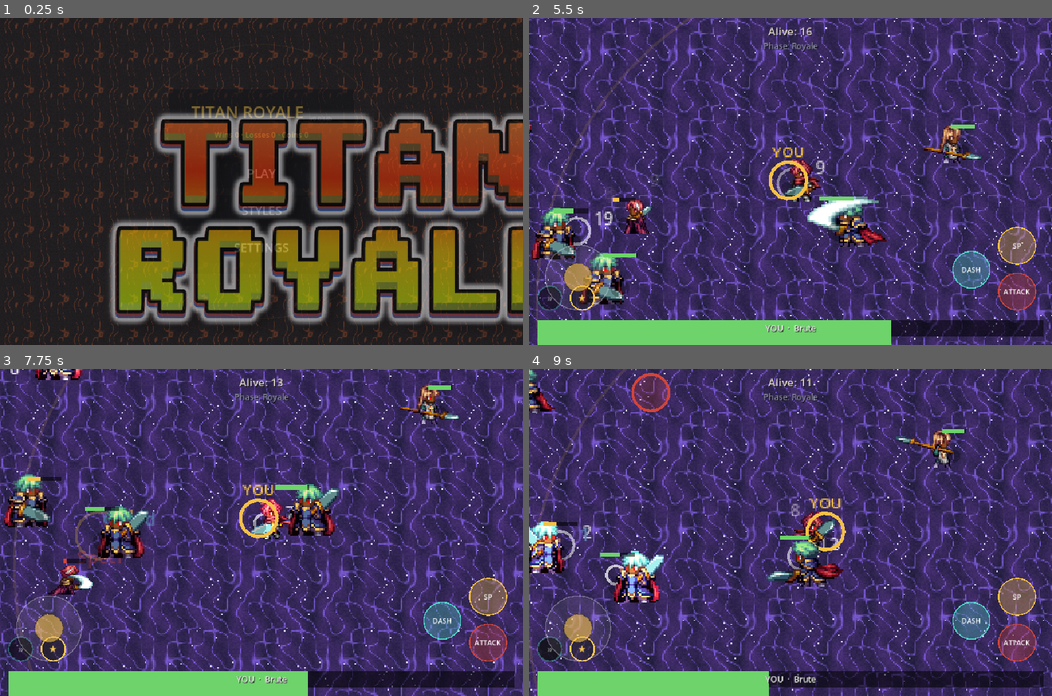
Above: before the commit, frames 1-4 (two rows, left to right).
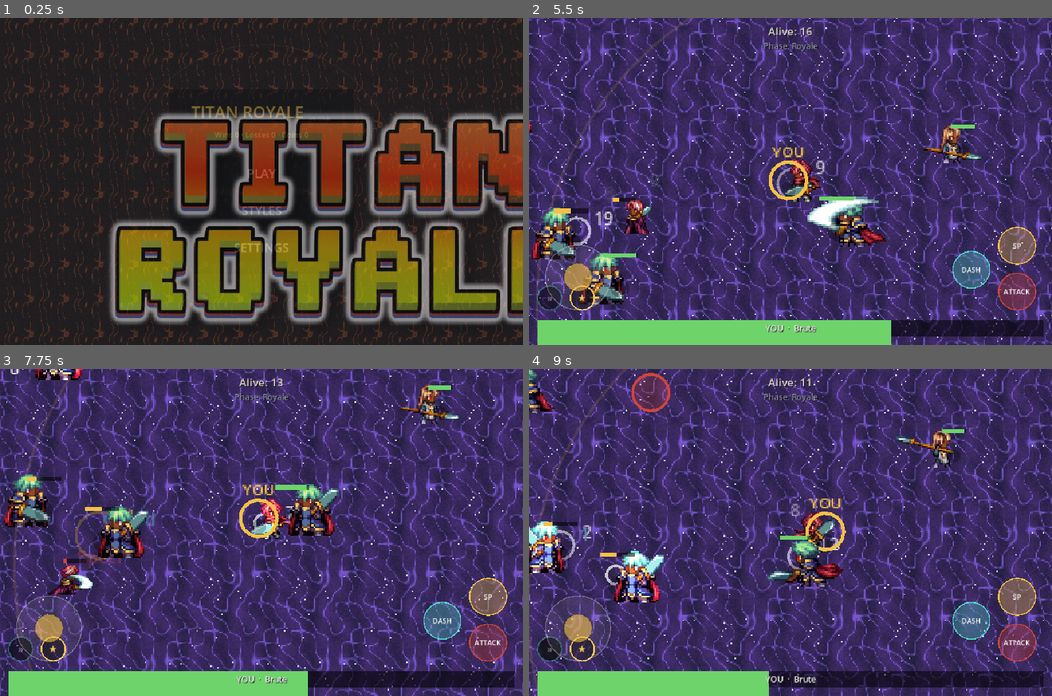
Above: after the commit, the same moments.

Repository: ruicasaisalves/titan-royale
Game: Godot game, scene res://scenes/Main.tscn
Two runs of this game, one before a commit and one after it. Both use one fixed random seed, a clock stepped at 60 frames per second and the inputs below.
Inputs (mouse positions are in pixels of both pictures, inside the frame that each line leads up to):
- Up to frame 1 (0.25 s): no input
- Up to frame 2 (5.5 s): click "PLAY" at 0.5 s; click "PLAY" at 1.25 s; click "ENTER THE ARENA" at 2 s; tap Enter at 2.75 s; move the mouse to (764, 246) at 2.77 s; hold W 2.78-3.5 s; hold Shift 2.78-3.5 s; click (764, 246) at 2.92 s; tap Space at 3.02 s; drag from (947, 230) to (764, 246) at 3.52 s; move the mouse to (633, 132) at 4.27 s; hold A 4.28-5 s; hold Shift 4.28-5 s; drag from (816, 181) to (633, 132) at 5.02 s
- Up to frame 3 (7.75 s): move the mouse to (183, 450) at 5.77 s; hold S 5.78-6.5 s; hold Shift 5.78-6.5 s; tap Space at 6.02 s; drag from (376, 516) to (183, 450) at 6.52 s; move the mouse to (156, 548) at 7.27 s; hold W from 7.28 s (still down); hold Shift from 7.28 s (still down); click (156, 548) at 7.42 s
- Up to frame 4 (9 s): release W at 8 s; release Shift at 8 s; drag from (842, 460) to (685, 548) at 8.02 s; move the mouse to (764, 597) at 8.77 s; hold D from 8.78 s (still down); hold Shift from 8.78 s (still down)

The runs differ from the first frame. In frame 2, less than 0.1% of the frame differs, in the area x 4-9%, y 58-60%; in frame 3, less than 0.1%; in frame 4, less than 0.1%.

Commit message:
Reduz a vida do Tanque (240 -> 200) para equilibrar
O Tanque estava demasiado forte com o especial Contra-Ataque; baixar a
vida base torna-o mais justo mantendo o papel de âncora resistente.
Bump de versão para 0.034c.

Co-Authored-By: Claude Opus 4.8 <noreply@anthropic.com>
Claude-Session: https://claude.ai/code/session_016KJHWF5tsgTYiqETUMojEM

Diff:
--- a/project.godot
+++ b/project.godot
@@ -15,7 +15,7 @@
 [application]
 
 config/name="Titan Royale"
-config/version="0.034b"
+config/version="0.034c"
 run/main_scene="res://scenes/Main.tscn"
 config/features=PackedStringArray("4.7")
 boot_splash/bg_color=Color(0.055, 0.063, 0.09, 1)
--- a/scripts/Archetypes.gd
+++ b/scripts/Archetypes.gd
@@ -16,7 +16,7 @@
 		"role": {"pt": "Equilibrado. Bom para começar.", "en": "Balanced. Good to start with."},
 	},
 	"Tanque": {
-		"hp": 240.0, "atk": 9.0, "def": 11.0, "speed": 45.0, "range": 26.0,
+		"hp": 200.0, "atk": 9.0, "def": 11.0, "speed": 45.0, "range": 26.0,
 		"cd": 0.97, "size": 11.5, "color": Color("5a86b4"),
 		"name": {"pt": "Tanque", "en": "Tank"},
 		"role": {"pt": "Muita vida e defesa, lento e fraco a atacar.", "en": "Lots of health and defense, slow and weak on offense."},
Not shown, changed: export_presets.cfg
